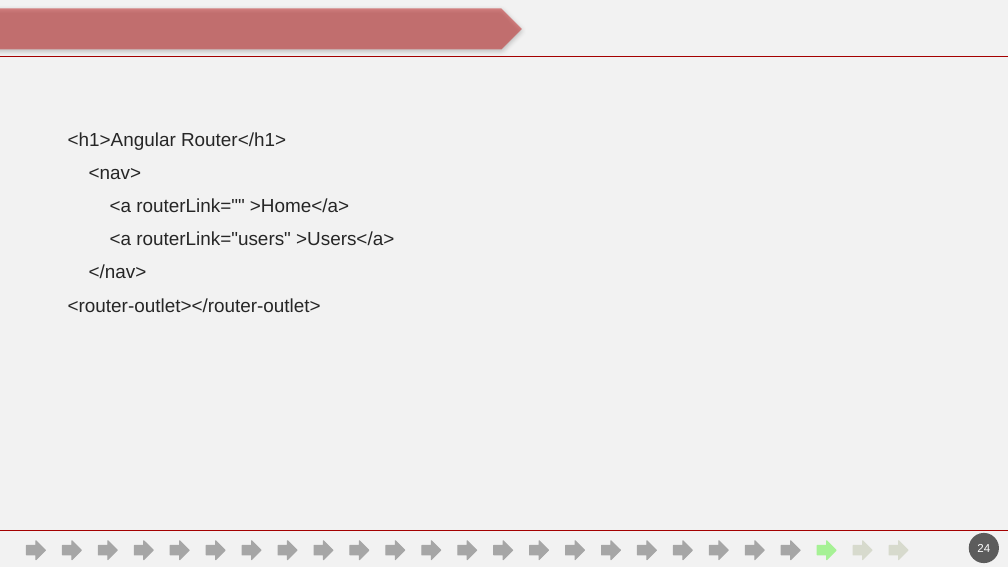
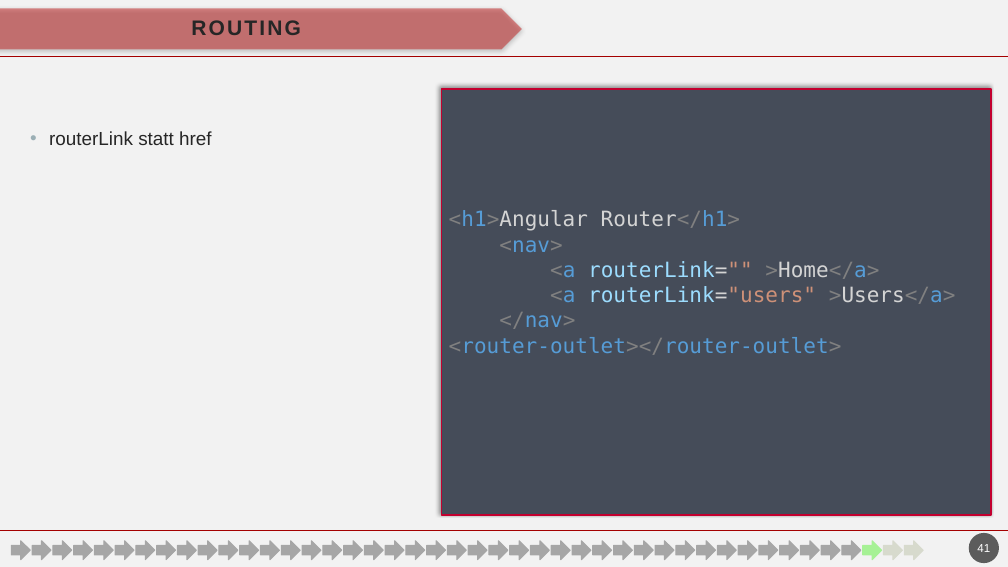
Before and after one commit to havrazO/Angular-Vortrag, a slide deck: slide 41 of vortrag/präsentation/entwurf/V1/angular.pptm (slide 24 before the commit). Drawn at 1008x567 pixels with LibreOffice and Linux fonts; fonts in the diff are those of the drawing; background and template pictures are left out. Boxes give left, top, right and bottom in pixels: in the first picture for what was removed or moved away, otherwise in the second. Text is boxed around its words. In the diff, an @@ line names an element or a change of style, - is before the commit and + after.

```diff
--- a/vortrag/präsentation/entwurf/V1/angular.pptm
+++ b/vortrag/präsentation/entwurf/V1/angular.pptm
@@ title added at box(0, 8, 492, 49), 20 pt, text #262626, bold @@
+ROUTING
@@ rectangle "<h1>Angular Router</h1>": place and size @@
-rectangle "<h1>Angular Router</h1>" at box(68, 132, 394, 312)
+rectangle "<h1>Angular Router</h1>" at box(442, 89, 991, 516)
@@ rectangle "<h1>Angular Router</h1>" at box(442, 89, 991, 516): size 18 to 20 pt, font Arial to DejaVu Sans Mono; text colour #262626 to #808080, text colour #262626 to #569CD6 in "<h1>Angular Router</h1>", "<nav>", "<a >Home</a>", "<a >Users</a>" and 2 more places; text colour #262626 to #D4D4D4 in "<h1>Angular Router</h1>", "routerLink="" >Home</a>", "routerLink="users" >Users</a>"; text colour #262626 to #9CDCFE, text colour #262626 to #CE9178 in "routerLink=""", "routerLink="users""; less space between paragraphs; fill none to #454C59; outline none to #C3002F 1.5 pt; shadow on @@
@@ text added at box(49, 131, 212, 145), 18 pt, text #262626 @@
+• routerLink statt href
@@ 4 right arrows: place and size @@
-4 right arrows at box(63, 541, 765, 560)
+4 right arrows at box(53, 541, 757, 560)
@@ 4 right arrows: place and size @@
-4 right arrows at box(98, 541, 908, 560)
+4 right arrows at box(95, 541, 903, 560)
@@ 4 right arrows: place and size @@
-4 right arrows at box(170, 541, 728, 560)
+4 right arrows at box(178, 541, 737, 560)
@@ 3 right arrows: place and size @@
-3 right arrows at box(26, 541, 585, 560)
+3 right arrows at box(32, 541, 591, 560)
@@ group added at box(11, 541, 861, 560): 19 right arrows @@
@@ right arrow: place and size @@
-right arrow at box(817, 541, 836, 560)
+right arrow at box(863, 541, 882, 560)
@@ right arrow: place and size @@
-right arrow at box(854, 541, 873, 560)
+right arrow at box(904, 541, 923, 560)
@@ page number at box(977, 544, 990, 552): text changed @@
-24
+41
```
Also in this commit, not shown: 23 other slides changed, 19 slides added, 2 slides removed, 5 other files.
